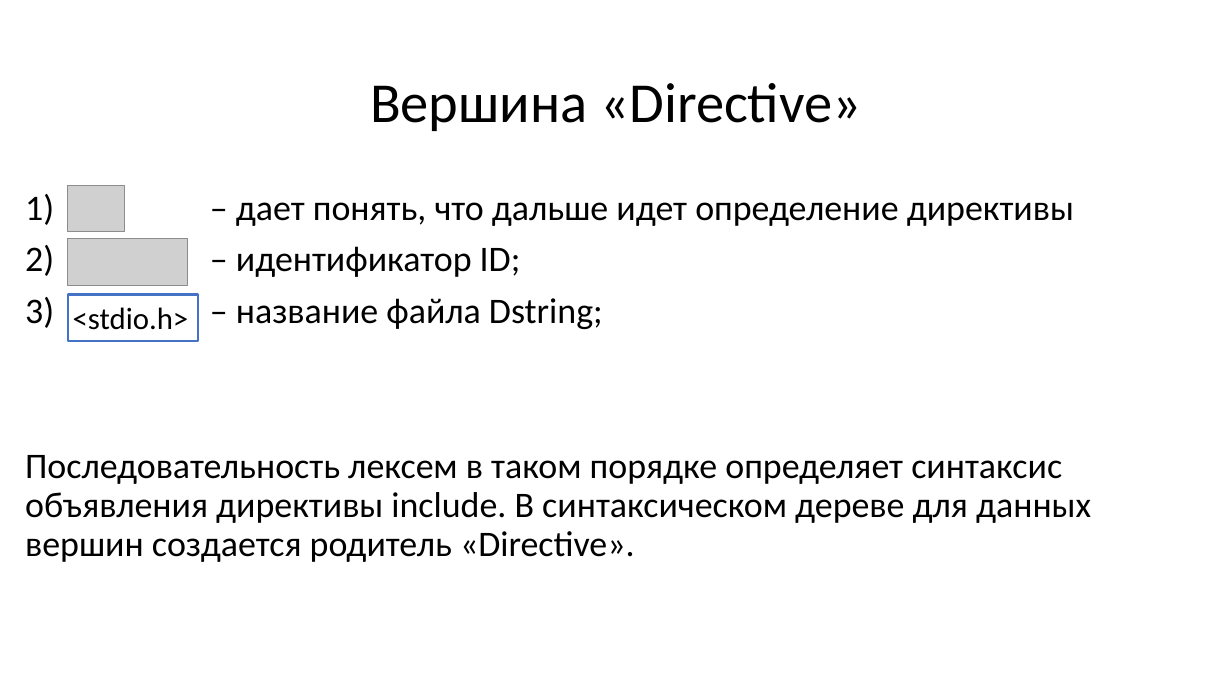
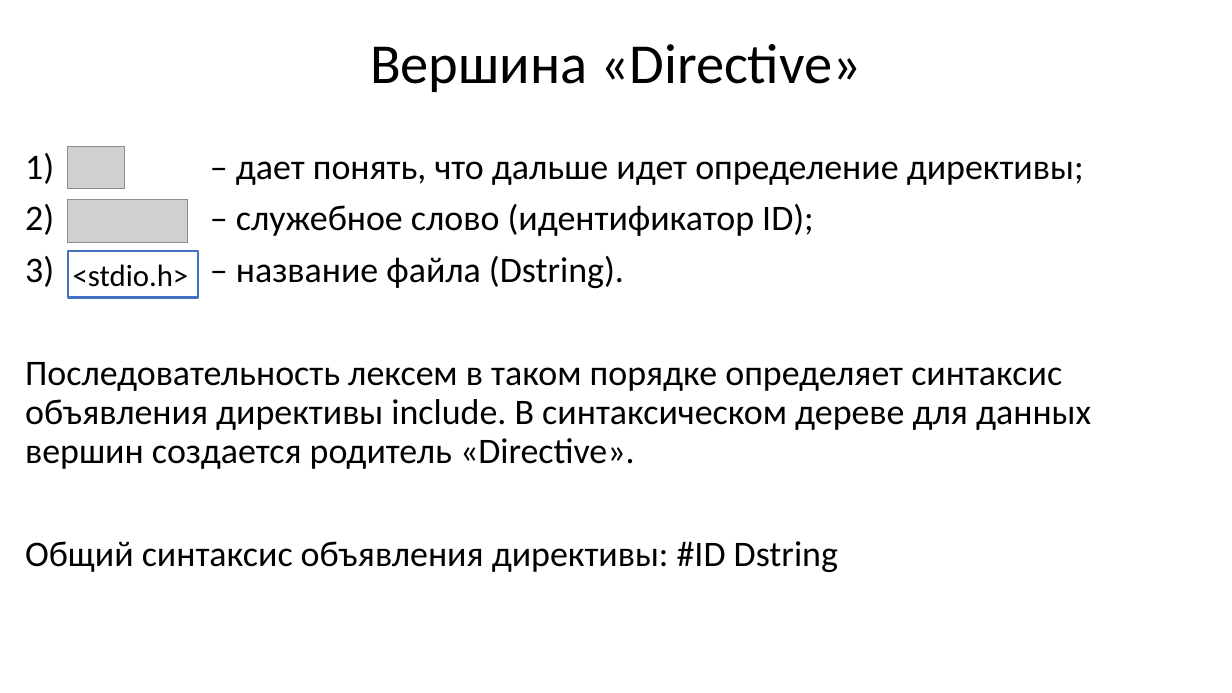
Before and after one commit to goddamnteam/korzun, a slide deck: slide 12 of task1.pptx (slide 10 before the commit). Drawn at 1232x693 pixels with LibreOffice and Linux fonts; fonts in the diff are those of the drawing; grey boxes stand for pictures. Boxes give left, top, right and bottom in pixels: in the first picture for what was removed or moved away, otherwise in the second. Text is boxed around its words. In the diff, an @@ line names an element or a change of style, - is before the commit and + after.

```diff
--- a/task1.pptx
+++ b/task1.pptx
@@ title "Вершина «Directive»": place and size @@
-title "Вершина «Directive»" at [370, 83, 862, 131]
+title "Вершина «Directive»" at [370, 44, 862, 92]
@@ text "# – дает понять, что ...": place and size @@
-text "# – дает понять, что ..." at [25, 202, 1091, 562]
+text "# – дает понять, что ..." at [25, 161, 1091, 572]
@@ picture: place and size @@
-picture at [68, 186, 125, 232]
+picture at [68, 147, 125, 189]
@@ text at [77, 161, 1084, 288]: text changed @@
-1) # – дает понять, что дальше идет определение директивы
-2) include – идентификатор ID;
-3) stdio.h – название файла Dstring;
+1) # – дает понять, что дальше идет определение директивы;
+2) include – служебное слово (идентификатор ID);
+3) stdio.h – название файла (Dstring).
@@ picture: place and size @@
-picture at [68, 238, 188, 285]
+picture at [68, 200, 188, 242]
@@ rectangle "<stdio.h>": place and size @@
-rectangle "<stdio.h>" at [68, 295, 199, 341]
+rectangle "<stdio.h>" at [68, 251, 199, 298]
@@ text at [25, 541, 838, 572]: paragraph added @@
+Общий синтаксис объявления директивы: #ID Dstring
```
Also in this commit, not shown: 9 other slides changed, 1 slide added, 2 slides removed.
